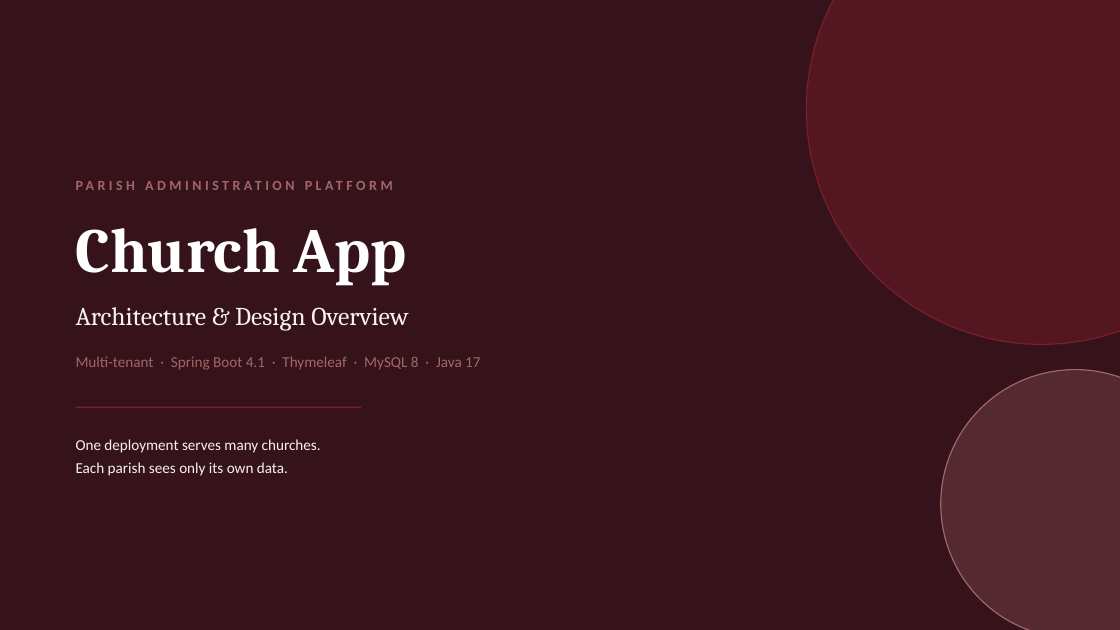
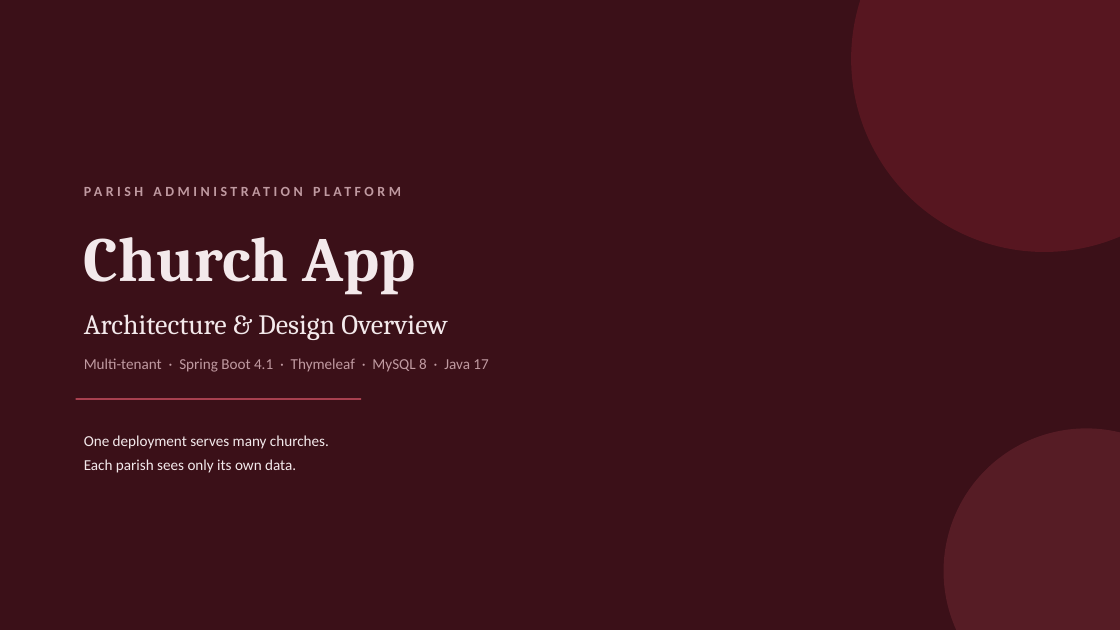
Before and after one commit to santaigh/church-app, a slide deck: slide 1 of docs/church-app-overview.pptx. Drawn at 1120x630 pixels with LibreOffice and Linux fonts; fonts in the diff are those of the drawing. Boxes give left, top, right and bottom in pixels: in the first picture for what was removed or moved away, otherwise in the second. Text is boxed around its words. In the diff, an @@ line names an element or a change of style, - is before the commit and + after.

```diff
--- a/docs/church-app-overview.pptx
+++ b/docs/church-app-overview.pptx
@@ background #36121A to #3B1018 @@
@@ ellipse: place and size @@
-ellipse at <box>807,0,1120,344</box>
+ellipse at <box>851,0,1120,252</box>
@@ ellipse at <box>851,0,1120,252</box>: outline #7A1F2B 1 pt to none @@
@@ text "PARISH ADMINISTRATION PLATFORM" at <box>76,176,748,206</box>: text colour #A26769 to #C09AA1 @@
@@ text "Church App" at <box>84,237,415,295</box>: text colour #FFFFFF to #F3E9EB @@
@@ text "Architecture & Design Overview": place and size @@
-text "Architecture & Design Overview" at <box>76,307,408,330</box>
+text "Architecture & Design Overview" at <box>84,314,447,340</box>
@@ text "Architecture & Design Overview" at <box>84,314,447,340</box>: size 22 to 24 pt, text colour #F7F2EE to #F3E9EB @@
@@ text "Multi-tenant · Spring Boot 4.1 ..." at <box>84,358,488,372</box>: text colour #A26769 to #C09AA1 @@
@@ text "One deployment serves many churches." at <box>84,435,329,473</box>: text colour #F7F2EE to #F3E9EB; line spacing 20pt to 1.3 @@
@@ line moved from (76, 408) - (361, 408) to (76, 399) - (361, 399) @@
@@ line (76, 399) - (361, 399): stroke #7A1F2B 1.25 pt to #A8404F 1.5 pt @@
@@ ellipse: place and size @@
-ellipse at <box>941,370,1120,630</box>
+ellipse at <box>944,429,1120,630</box>
@@ ellipse at <box>944,429,1120,630</box>: fill #A26769 at 28% opacity to #A8404F at 25% opacity; outline #A26769 1 pt to none @@
```
Also in this commit, not shown: 10 slides added, 9 slides removed, 23 other files.
